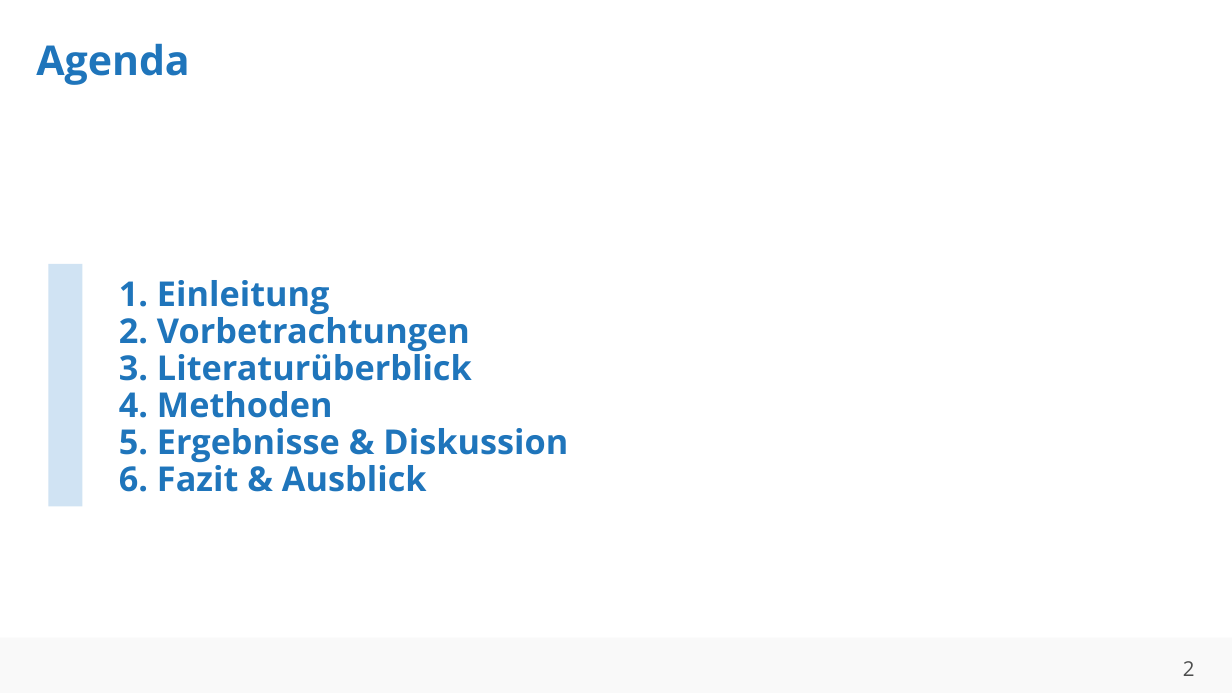
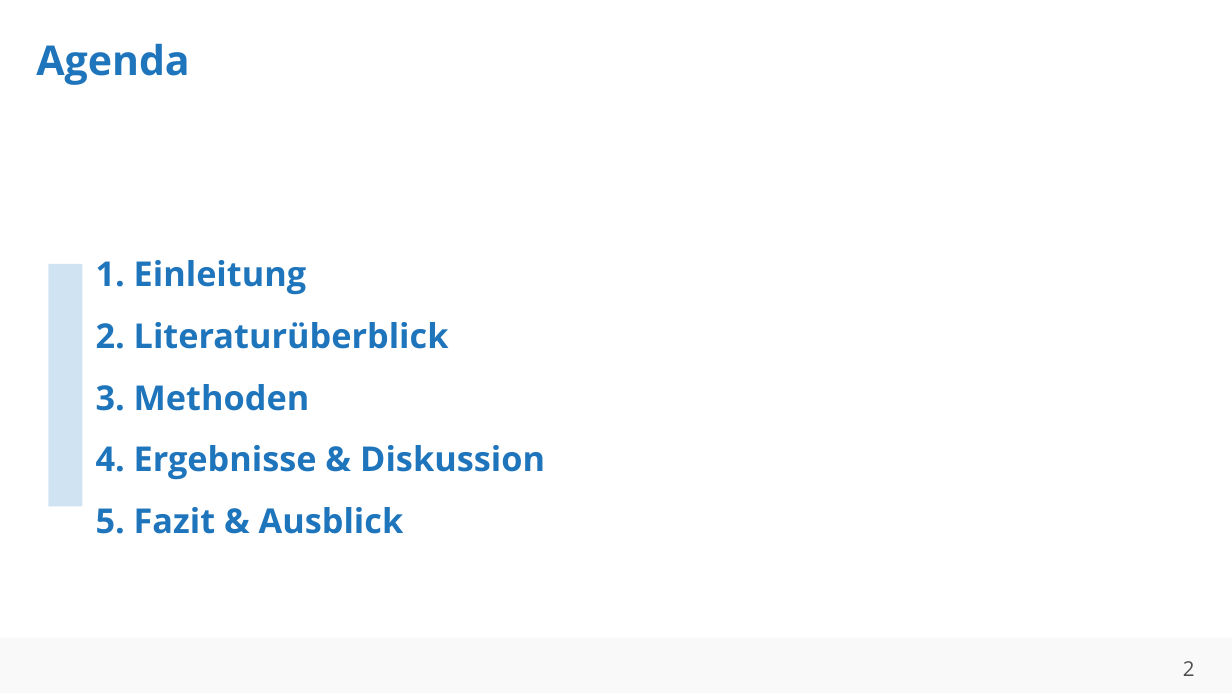
Before and after one commit to ahndavin/Abschlussarbeit_Bachelor, a slide deck: slide 2 of Kolloquium/Kolloquium.pptx. Drawn at 1232x693 pixels with LibreOffice and Linux fonts; fonts in the diff are those of the drawing; background and template pictures are left out. Boxes give left, top, right and bottom in pixels: in the first picture for what was removed or moved away, otherwise in the second. Text is boxed around its words. In the diff, an @@ line names an element or a change of style, - is before the commit and + after.

```diff
--- a/Kolloquium/Kolloquium.pptx
+++ b/Kolloquium/Kolloquium.pptx
@@ title at (x1=96, y1=260, x2=545, y2=534): text changed @@
-1. Einleitung
-2. Vorbetrachtungen
-3. Literaturüberblick
-4. Methoden
-5. Ergebnisse & Diskussion
-6. Fazit & Ausblick
+1. Einleitung
+2. Literaturüberblick
+3. Methoden
+4. Ergebnisse & Diskussion
+5. Fazit & Ausblick
```
Also in this commit, not shown: 9 other slides changed, 4 slides added, 3 slides removed, 2 other files.
